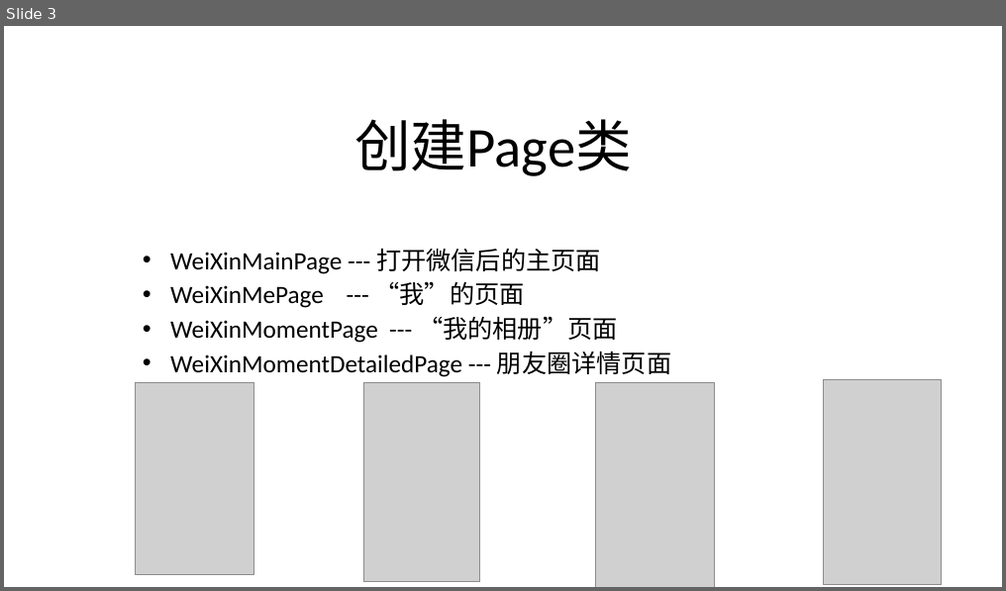
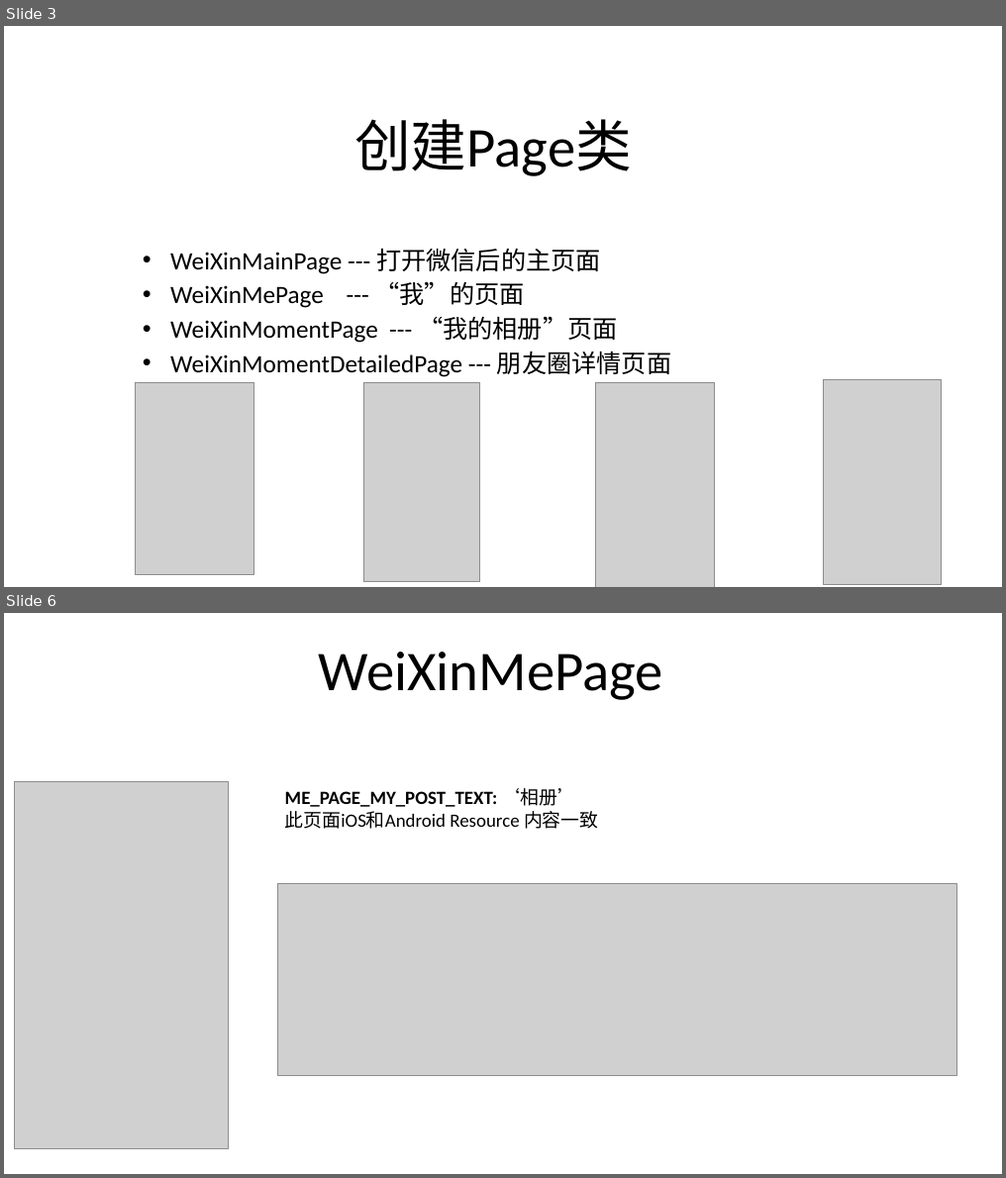
Before and after one commit to lgxqf/AppUIAutomation, a slide deck: doc/Introduction about the example.pptx. Shown one above the other, each under a label of ours: slide 3 before the commit, slides 3 and 6 after it; the slides between them are not shown. The pictures are 1006x591 and 1006x1178 pixels, drawn with LibreOffice and Linux fonts; fonts in the diff are those of the drawing; grey boxes stand for pictures. Boxes give left, top, right and bottom in pixels: in the first picture for what was removed or moved away, otherwise in the second. Text is boxed around its words. In the diff, an @@ line names an element or a change of style, - is before the commit and + after.

```diff
--- a/doc/Introduction about the example.pptx
+++ b/doc/Introduction about the example.pptx
@@ slide 6 added at (x1=4, y1=613, x2=1002, y2=1174), background #FFFFFF @@
@@ title added at (x1=319, y1=652, x2=663, y2=700), 54 pt, text #000000 @@
+WeiXinMePage
@@ picture added at (x1=15, y1=782, x2=229, y2=1149) @@
@@ text added at (x1=285, y1=788, x2=599, y2=829), 18 pt, text #000000 @@
+ME_PAGE_MY_POST_TEXT: ‘相册’
+此页面iOS和Android Resource 内容一致
@@ picture added at (x1=277, y1=884, x2=956, y2=1076) @@
```
Also in this commit, not shown: 6 other slides added.
